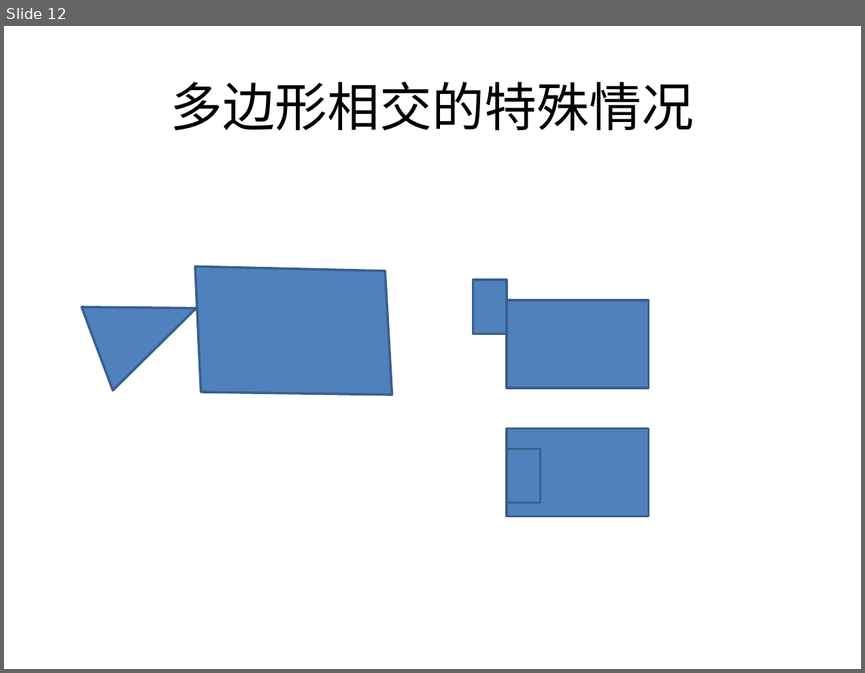
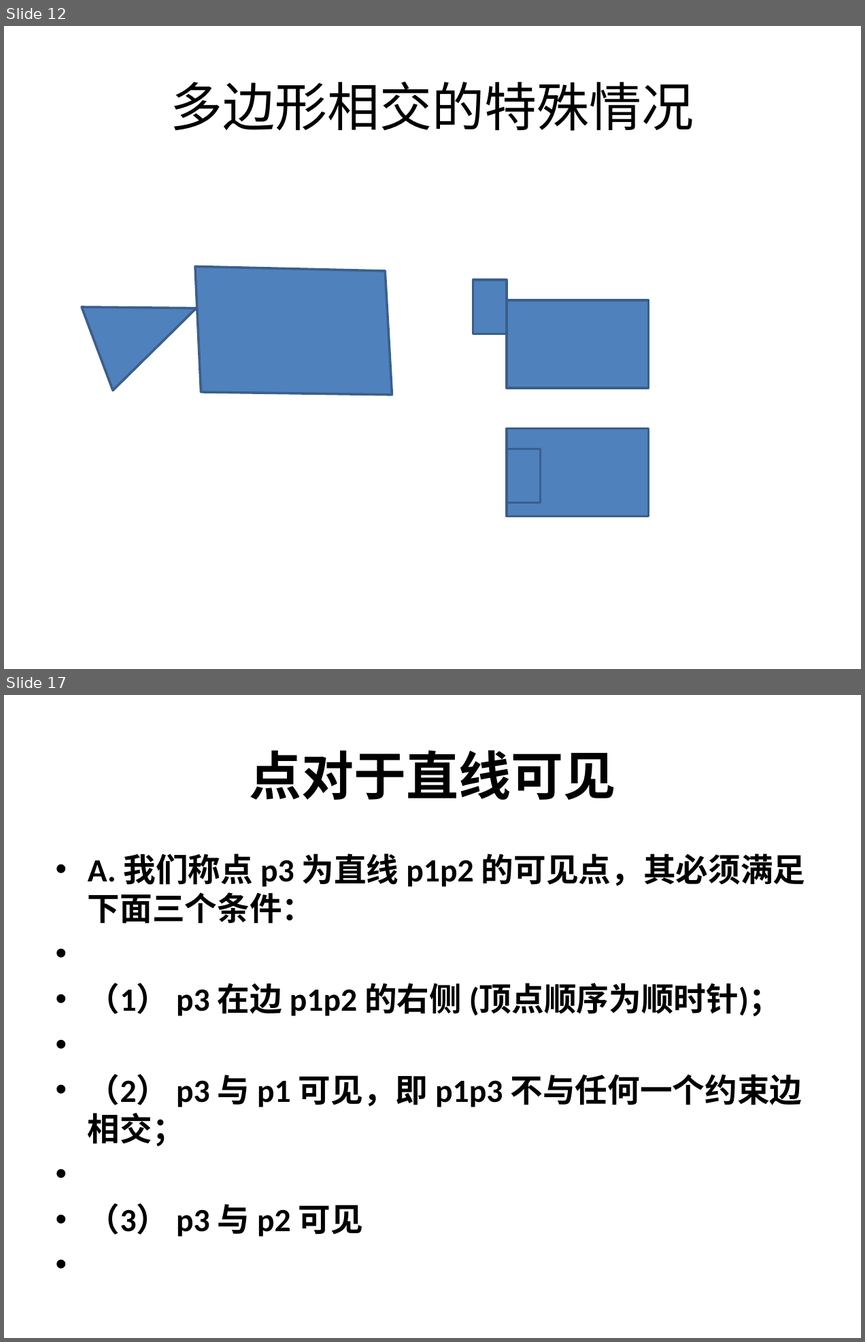
Before and after one commit to heyaolong1987/my-webgame, a slide deck: 工作文档/AStar算法及导航网格寻路.pptx. Shown one above the other, each under a label of ours: slide 12 before the commit, slides 12 and 17 after it; the slides between them are not shown. The pictures are 865x673 and 865x1342 pixels, drawn with LibreOffice and Linux fonts; fonts in the diff are those of the drawing. Boxes give left, top, right and bottom in pixels: in the first picture for what was removed or moved away, otherwise in the second. Text is boxed around its words. In the diff, an @@ line names an element or a change of style, - is before the commit and + after.

```diff
--- a/工作文档/AStar算法及导航网格寻路.pptx
+++ b/工作文档/AStar算法及导航网格寻路.pptx
@@ slide 17 added at (4, 695, 861, 1338), background #FFFFFF @@
@@ title added at (249, 750, 615, 800), 44 pt, text #000000, bold @@
+点对于直线可见
@@ text added at (88, 853, 806, 1236), 27.2 pt, text #000000, bold @@
+• A. 我们称点 p3 为直线 p1p2 的可见点，其必须满足下面三个条件：
+• （1） p3 在边 p1p2 的右侧 (顶点顺序为顺时针)；
+• （2） p3 与 p1 可见，即 p1p3 不与任何一个约束边相交；
+• （3） p3 与 p2 可见
```
Also in this commit, not shown: 4 slides changed, 6 other slides added, 1 slide removed.
